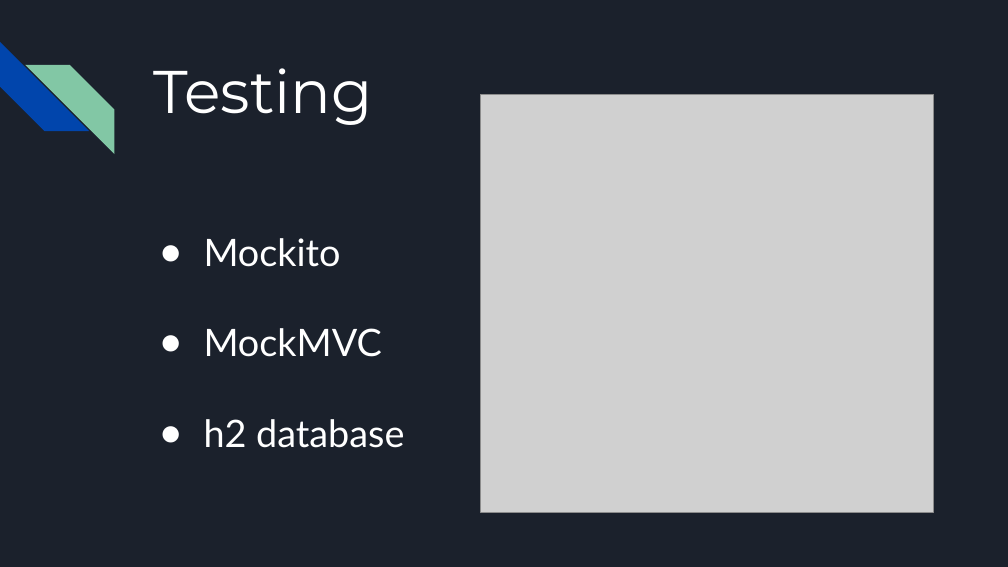
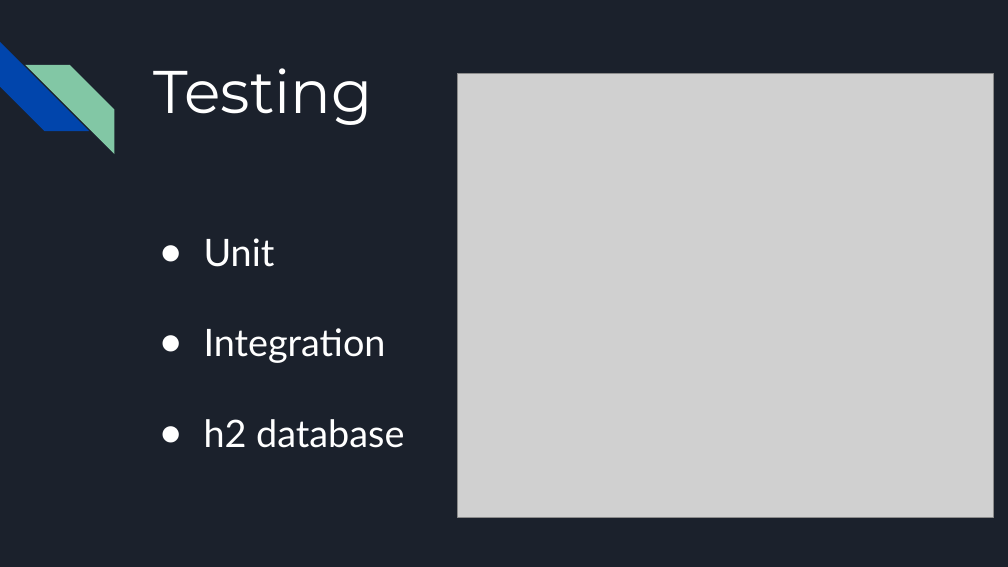
Before and after one commit to raihanp123/CRUD-Project, a slide deck: slide 7 of Documentation and Presentation/TVShow Crud Project.pptx. Drawn at 1008x567 pixels with LibreOffice and Linux fonts; fonts in the diff are those of the drawing; grey boxes stand for pictures. Boxes give left, top, right and bottom in pixels: in the first picture for what was removed or moved away, otherwise in the second. Text is boxed around its words. In the diff, an @@ line names an element or a change of style, - is before the commit and + after.

Commit message:
adding updated presentation

```diff
--- a/Documentation and Presentation/TVShow Crud Project.pptx
+++ b/Documentation and Presentation/TVShow Crud Project.pptx
@@ picture: place and size @@
-picture at box(481, 95, 934, 513)
+picture at box(458, 74, 993, 517)
@@ text at box(204, 238, 386, 363): text changed @@
-● Mockito
-● MockMVC
+● Unit
+● Integration
```
Also in this commit, not shown: 1 other slide changed.
